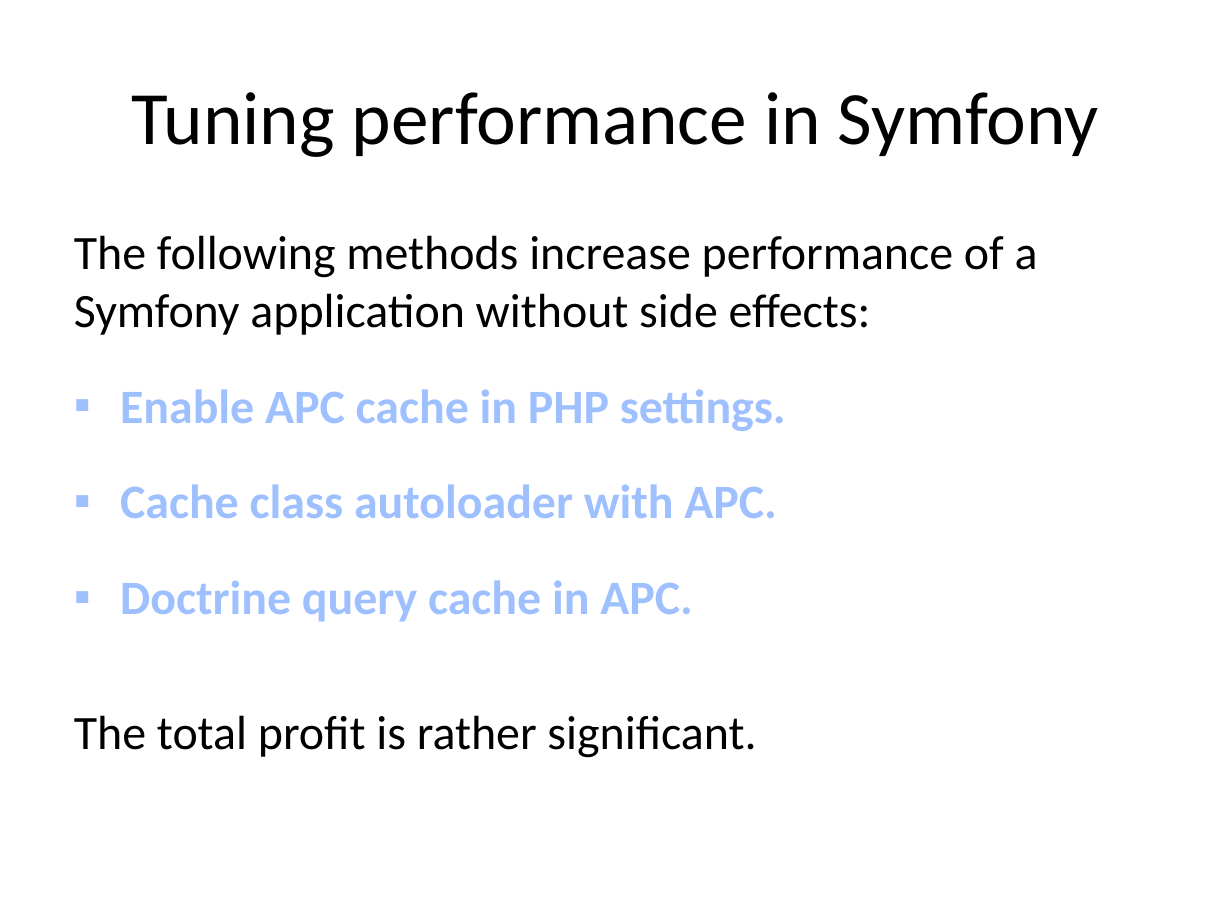
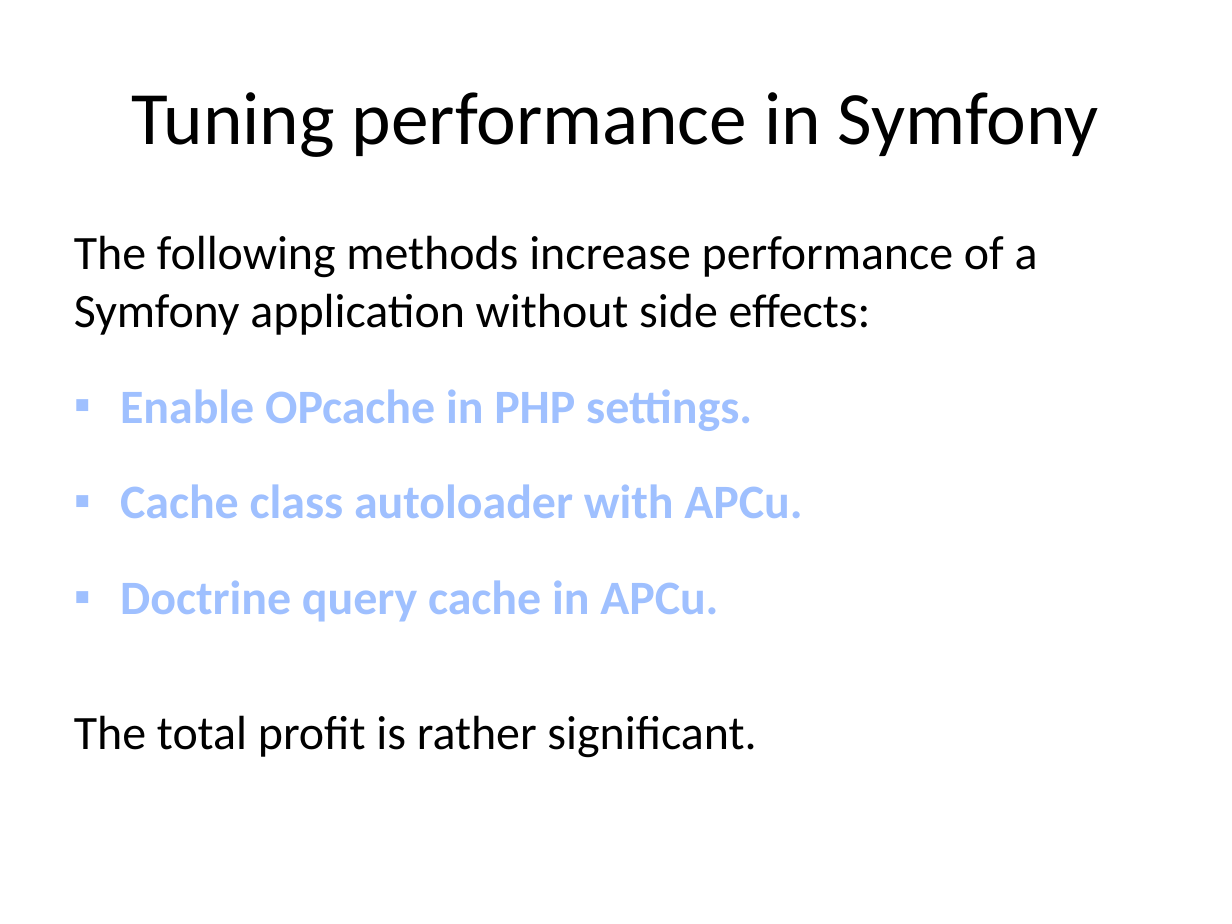
Before and after one commit to e-moe/sf-levi9, a slide deck: slide 10 of assets/workshop_3_highload.pptx. Drawn at 1232x924 pixels with LibreOffice and Linux fonts; fonts in the diff are those of the drawing. Boxes give left, top, right and bottom in pixels: in the first picture for what was removed or moved away, otherwise in the second. Text is boxed around its words. In the diff, an @@ line names an element or a change of style, - is before the commit and + after.

```diff
--- a/assets/workshop_3_highload.pptx
+++ b/assets/workshop_3_highload.pptx
@@ text at <box>120,389,802,622</box>: text changed @@
-▪ Enable APC cache in PHP settings.
-▪ Cache class autoloader with APC.
-▪ Doctrine query cache in APC.
+▪ Enable OPcache in PHP settings.
+▪ Cache class autoloader with APCu.
+▪ Doctrine query cache in APCu.
```
Also in this commit, not shown: 6 other slides changed.
